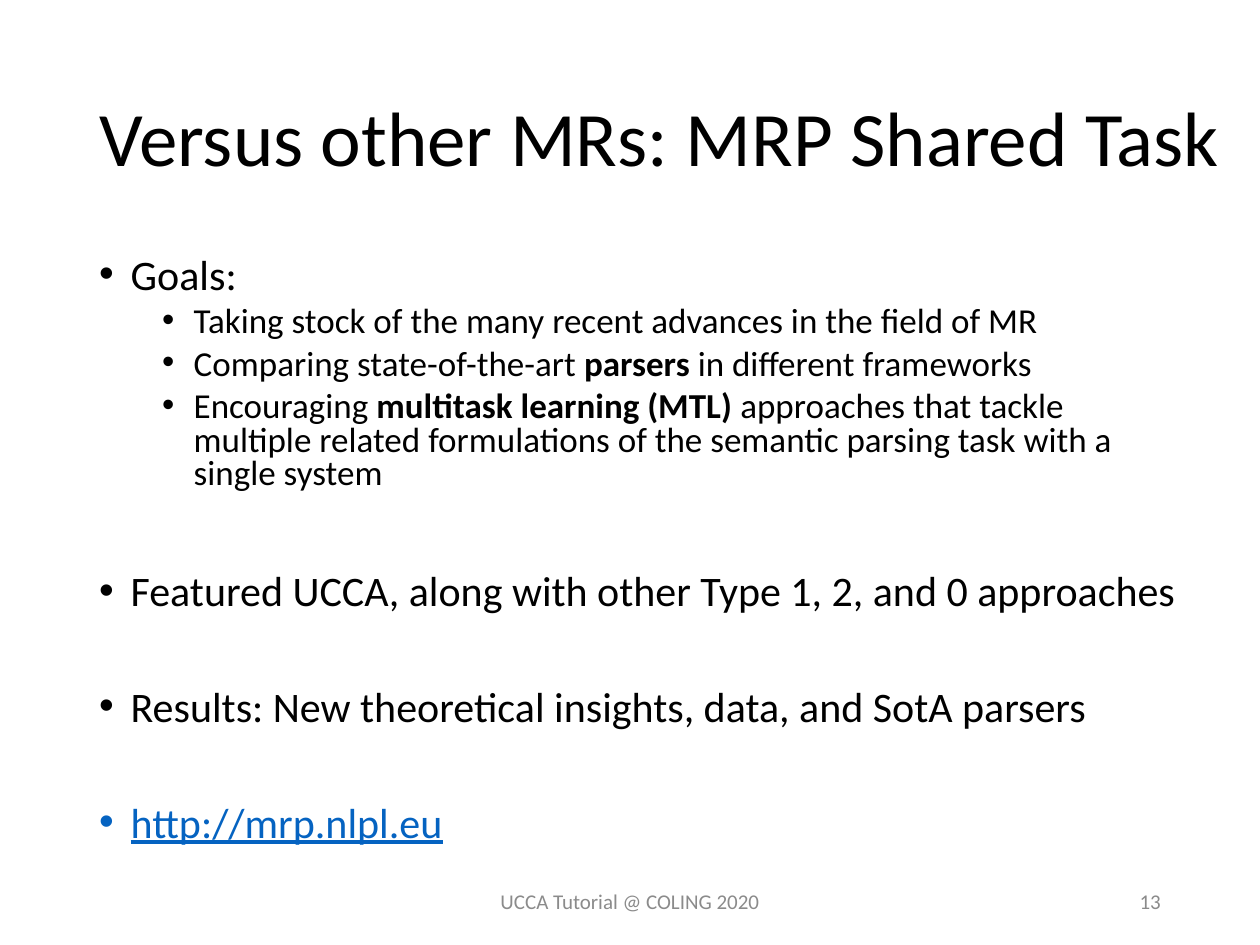
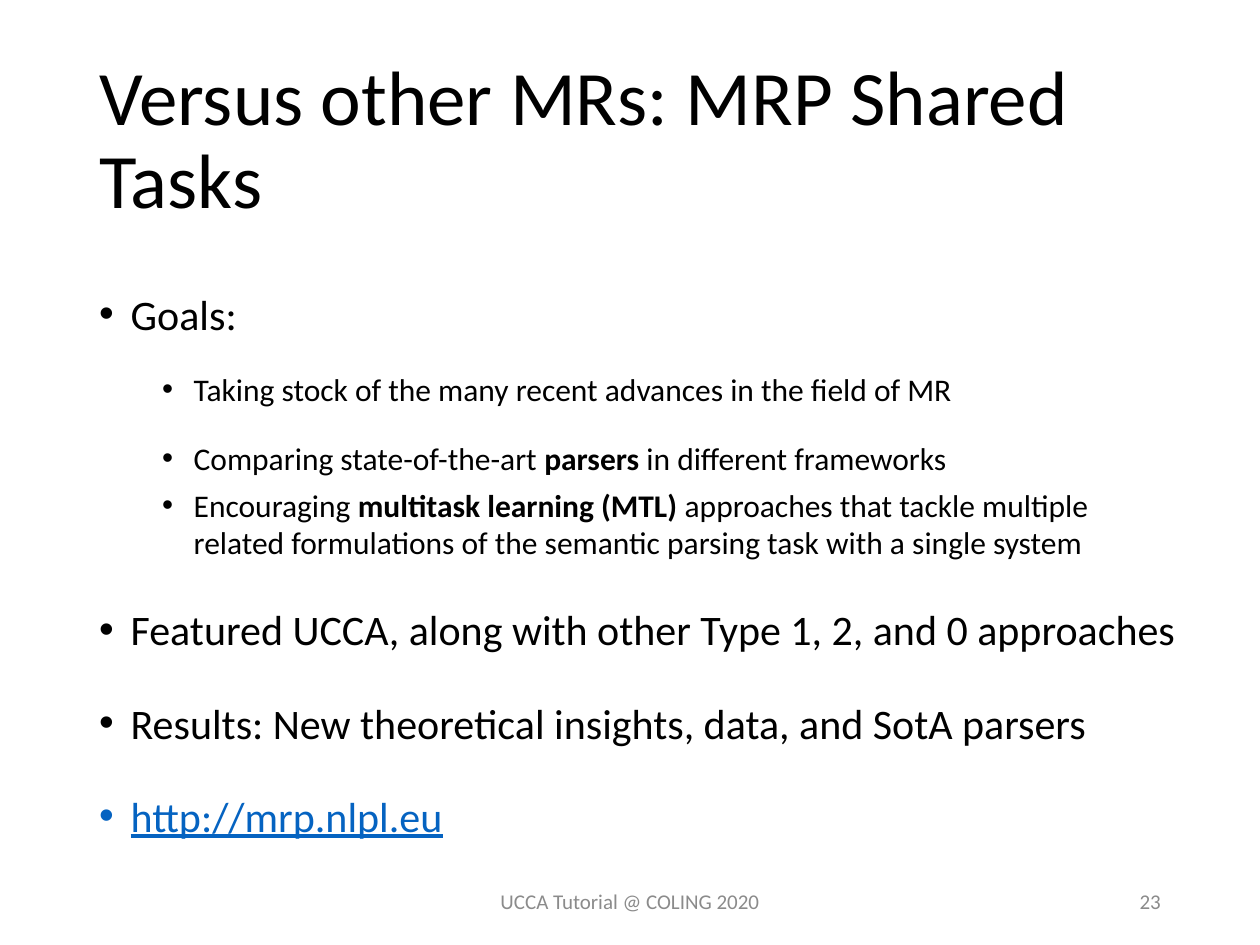
Before and after one commit to UniversalConceptualCognitiveAnnotation/tutorial, a slide deck: slide 23 of UCCA Extensions Comparison.pptx (slide 13 before the commit). Drawn at 1260x945 pixels with LibreOffice and Linux fonts; fonts in the diff are those of the drawing. Boxes give left, top, right and bottom in pixels: in the first picture for what was removed or moved away, otherwise in the second. Text is boxed around its words. In the diff, an @@ line names an element or a change of style, - is before the commit and + after.

```diff
--- a/UCCA Extensions Comparison.pptx
+++ b/UCCA Extensions Comparison.pptx
@@ title at (99, 71, 1067, 209): text changed @@
-Versus other MRs: MRP Shared Task
+Versus other MRs: MRP Shared Tasks
@@ text "Goals:" at (131, 300, 1175, 839): size 20 to 18 pt in "Taking stock of the many recent advances ...", "Comparing state-of-the-art parsers in different frameworks", "Encouraging multitask learning (MTL) approaches that tackle ..."; line spacing 0.8 to 1.6; line spacing 0.8 to 1; line spacing 0.8 to 1.5 @@
@@ page number at (1140, 895, 1161, 909): text changed @@
-13
+23
```
Also in this commit, not shown: 15 other slides changed, 10 slides added.
